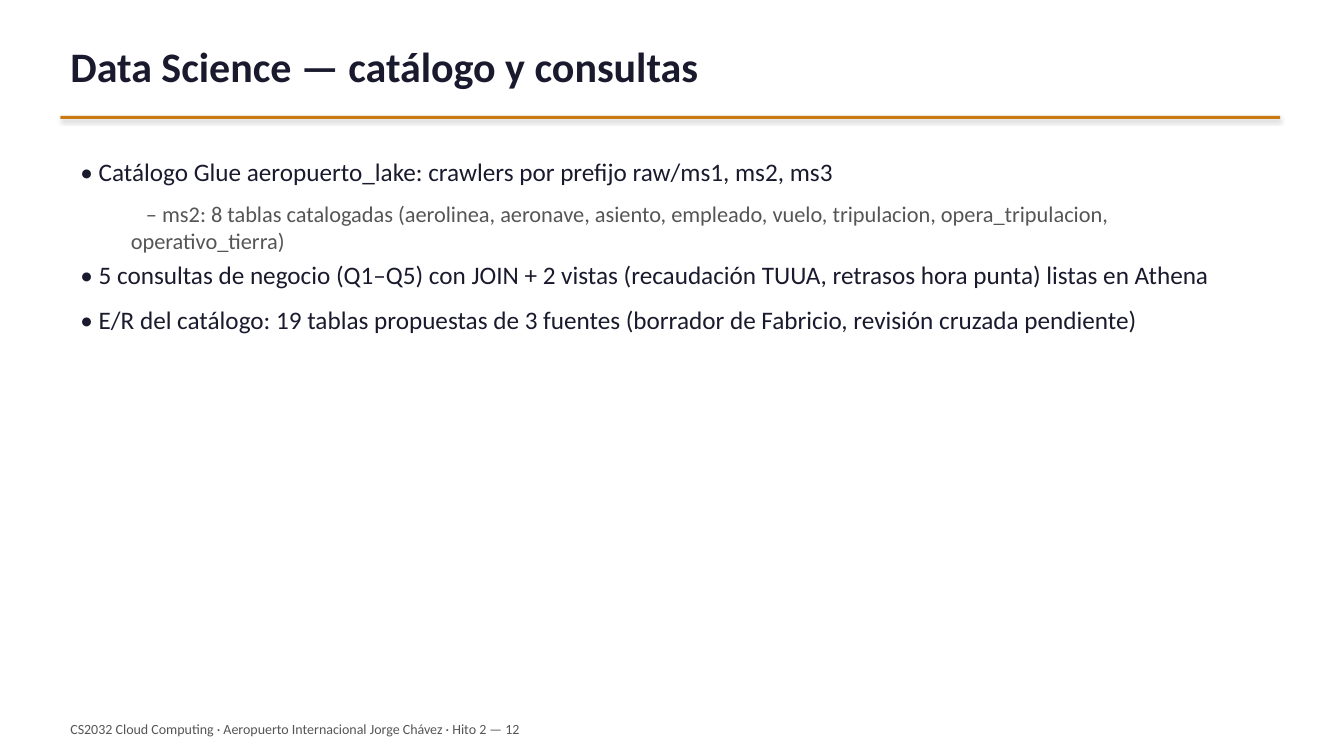
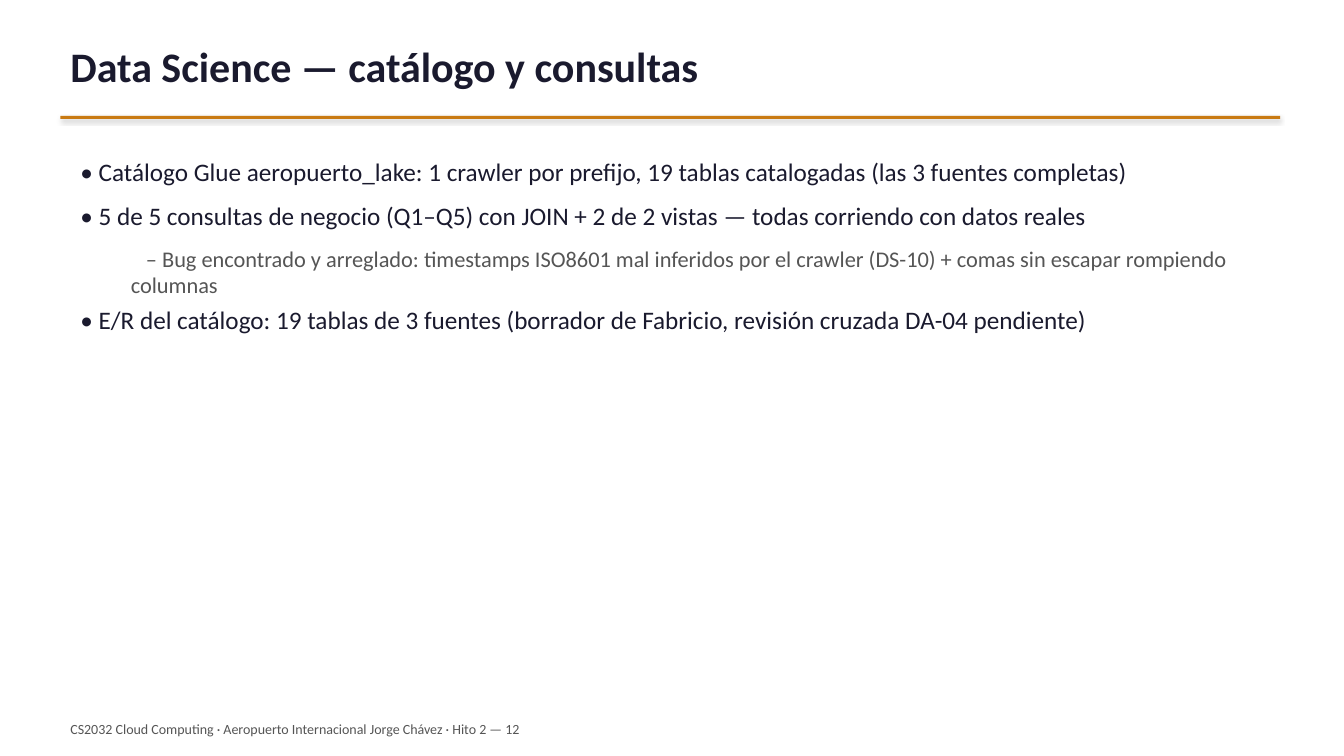
Before and after one commit to btoroled/cloud-computing-proyecto, a slide deck: slide 13 of ppt/hito2-resumen.pptx. Drawn at 1344x756 pixels with LibreOffice and Linux fonts; fonts in the diff are those of the drawing. Boxes give left, top, right and bottom in pixels: in the first picture for what was removed or moved away, otherwise in the second. Text is boxed around its words. In the diff, an @@ line names an element or a change of style, - is before the commit and + after.

Commit message:
docs: actualizar PPT y benja.md - ingesta-ms3 completo, 5/5 queries Athena

```diff
--- a/ppt/hito2-resumen.pptx
+++ b/ppt/hito2-resumen.pptx
@@ text at box(99, 162, 1226, 334): text changed @@
-• Catálogo Glue aeropuerto_lake: crawlers por prefijo raw/ms1, ms2, ms3
-  – ms2: 8 tablas catalogadas (aerolinea, aeronave, asiento, empleado, vuelo, tripulacion, opera_tripulacion, operativo_tierra)
-• 5 consultas de negocio (Q1–Q5) con JOIN + 2 vistas (recaudación TUUA, retrasos hora punta) listas en Athena
-• E/R del catálogo: 19 tablas propuestas de 3 fuentes (borrador de Fabricio, revisión cruzada pendiente)
+• Catálogo Glue aeropuerto_lake: 1 crawler por prefijo, 19 tablas catalogadas (las 3 fuentes completas)
+• 5 de 5 consultas de negocio (Q1–Q5) con JOIN + 2 de 2 vistas — todas corriendo con datos reales
+  – Bug encontrado y arreglado: timestamps ISO8601 mal inferidos por el crawler (DS-10) + comas sin escapar rompiendo columnas
+• E/R del catálogo: 19 tablas de 3 fuentes (borrador de Fabricio, revisión cruzada DA-04 pendiente)
```
Also in this commit, not shown: 3 other slides changed, 1 other file.
